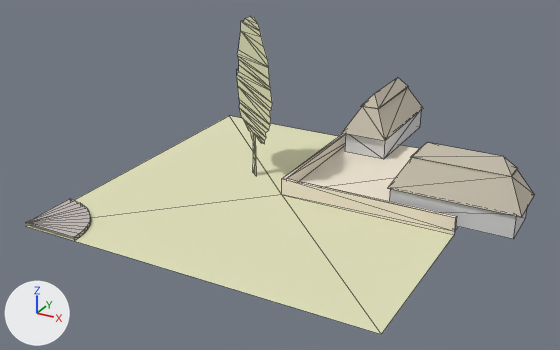
An edit to the OBJ model assets/stl_export/w1wr.obj, drawn before and after from the same camera.
The view is the same before and after, from a camera (50 mm lens) standing at (28.8, -53.1, 28.0) and looking at (0.1, -0.8, 1.8). Arrows for +X, +Y and +Z are at lower left; the lights stay in place. The older version comes first. Mesh edges are drawn as thin lines. Where no turn or scale is listed for an object, it has been applied to the vertices. Vertices at exactly the same position are counted once.

In view in the first picture: 'w1wr'.
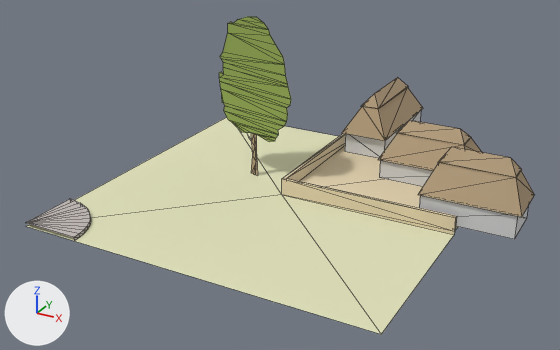
The change in detail:
Material 'straw' (mat_straw) changes colour from light grey #c7bead to beige #b29c7d; in linear values from (0.569, 0.514, 0.42) to (0.447, 0.333, 0.204).
Material 'cortyard' (mat_cortyard) changes colour from pale yellow #f1e6d3 to beige #e2d1af; in linear values from (0.878, 0.792, 0.651) to (0.757, 0.639, 0.427).
Material 'tree' (mat_tree) is new.
Its base color is (0.294, 0.4, 0.0902) (green #94aa55).
Its roughness is 1.0.
me_w1wr is used by ob_w1wr; location (0.0, 0.0, 0.0).
Verts and faces of me_w1wr; kept vertices keep their numbers, new ones are numbered from 156.
Before the commit, vertices of me_w1wr: 20 (10.5, 2.0, 4.5) at pixel (411, 157), 21 (9.1, 5.0, 2.0), 22 (9.1, 0.6, 2.0) at pixel (387, 188), 23 (10.5, 3.6, 4.5), 24 (18.3, 2.0, 4.5) at pixel (511, 176).
Before the commit, vertices of me_w1wr: 27 (18.3, 3.6, 4.5) at pixel (516, 168).
me_w1wr had 156 vertices, 188 faces and spanned x -15.0..19.7, y -15.0..20.9, z -0.3..14.1.
me_w1wr now has 178 vertices, 218 faces and spans x -15.0..19.7, y -15.0..20.9, z -0.3..14.1.
me_w1wr part 1: the loose piece of 6 vertices spanning x 10.4..18.4, y 1.9..3.7, z 4.5..5.7 is scaled about its middle by (0.76, 1, 1), then moved by (1.3, 0.0, 0.0).
me_w1wr part 2: the loose piece of 6 vertices spanning x 10.4..18.4, y 1.9..3.7, z 4.5..5.7 is copied, and the copy is scaled about its middle by (0.76, 1.22, 0.87), then moved by (-4.4, 6.3, -0.7); it spans x 6.9..13.0, y 8.0..10.1, z 3.9..4.9.
me_w1wr part 3: the loose piece of 8 vertices spanning x 9.1..19.7, y 0.6..5.0, z 2.0..4.5 is copied, and the copy is scaled about its middle by (0.76, 1.22, 0.87), then moved by (-4.4, 6.3, -0.4); it spans x 5.9..14.0, y 6.4..11.8, z 1.8..4.0.
me_w1wr part 4: a new loose piece, a box spanning x 11.7..19.3, y 0.8..4.8, z 0.0..2.0, in mat_default (light grey #dadada).
me_w1wr part 5: a new loose piece, a box spanning x 6.0..13.6, y 6.6..11.5, z 0.0..1.8, in mat_default (light grey #dadada).
Part 6, on me_w1wr:
Vertex 20 moves to (12.7, 2.0, 4.5), pixel (438, 162).
Vertex 23 moves to (12.7, 3.6, 4.5), pixel (445, 155).
Vertex 21 moves to (11.6, 5.0, 2.0).
Vertex 22 moves to (11.6, 0.6, 2.0), pixel (417, 194).
Vertex 24 moves to (18.6, 2.0, 4.5), pixel (515, 177).
Vertex 27 moves to (18.6, 3.6, 4.5), pixel (520, 169).
Part 7, on me_w1wr:
25 vertices are removed from x -7.6..-1.4, y 0.1..5.1, z 2.4..14.1.
37 faces are deleted.
3 vertices in x -4.2..-4.1, y 2.3, z 1.1..3.6 move by (0.0, 0.1, 0.0).
3 vertices in x -7.5..-7.3, y 4.9..5.0, z 4.9..9.0 move by (-0.8, -1.5, 0.0).
3 vertices in x -1.3..-1.2, y -0.1..0.0, z 5.8..8.8 move by (0.8, 1.5, 0.0).
28 vertices move from x -7.8..-0.9, y -0.4..5.2, z -0.3..9.1 to x -8.6..-0.1, y 1.4..3.5, z -0.3..9.1.
25 vertices are added at x -8.4..-0.7, y 1.5..3.5, z 2.4..14.1.
12 new faces join them, mat_straw (beige #b29c7d).
25 new faces join them, mat_tree (green #94aa55).
me_w1wr part 8: 8 faces spanning x -4.8..-4.0, y 2.4..2.6, z -0.3..3.6 switch from mat_w (beige #e2e2bc) to mat_straw (beige #b29c7d).
me_w1wr part 9: 25 faces spanning x -8.6..-0.1, y 1.4..3.5, z 3.4..9.1 switch from mat_w (beige #e2e2bc) to mat_tree (green #94aa55).
Other edits to the shape of me_w1wr do not show in these pictures.

Changed parts and their boxes (x1, y1, x2, y2) in the pictures (560 x 350 px; the box of a moved part takes in the faces that stretch with it):
'w1wr', recoloured, reshaped (light grey to beige): before (26, 16, 534, 334); after (26, 17, 534, 334)
part 1 of me_w1wr, moved or reshaped: before (411, 143, 518, 177); after (438, 147, 522, 178)
part 2 of me_w1wr, added (beige): after (397, 120, 471, 145)
part 3 of me_w1wr, added (beige): after (378, 133, 482, 171)
part 4 of me_w1wr, added: after (419, 195, 528, 239)
part 5 of me_w1wr, added: after (379, 160, 433, 187)
part 6 of me_w1wr, moved or reshaped: before (388, 158, 534, 217); after (418, 163, 534, 217)
part 7 of me_w1wr, moved or reshaped: before (237, 16, 270, 159); after (220, 17, 288, 160)
part 8 of me_w1wr, recoloured: (253, 157, 256, 175) in both
part 9 of me_w1wr, recoloured: before (237, 65, 272, 144); after (219, 67, 291, 142)
